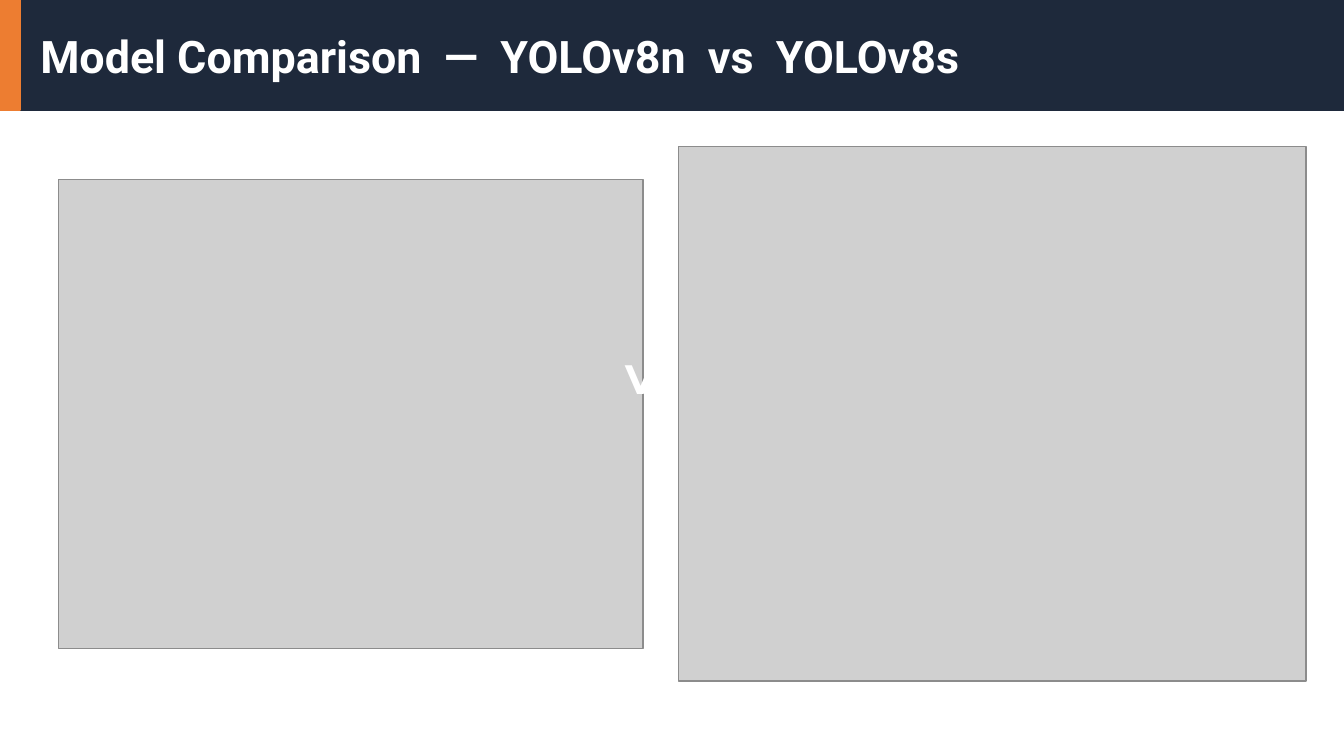
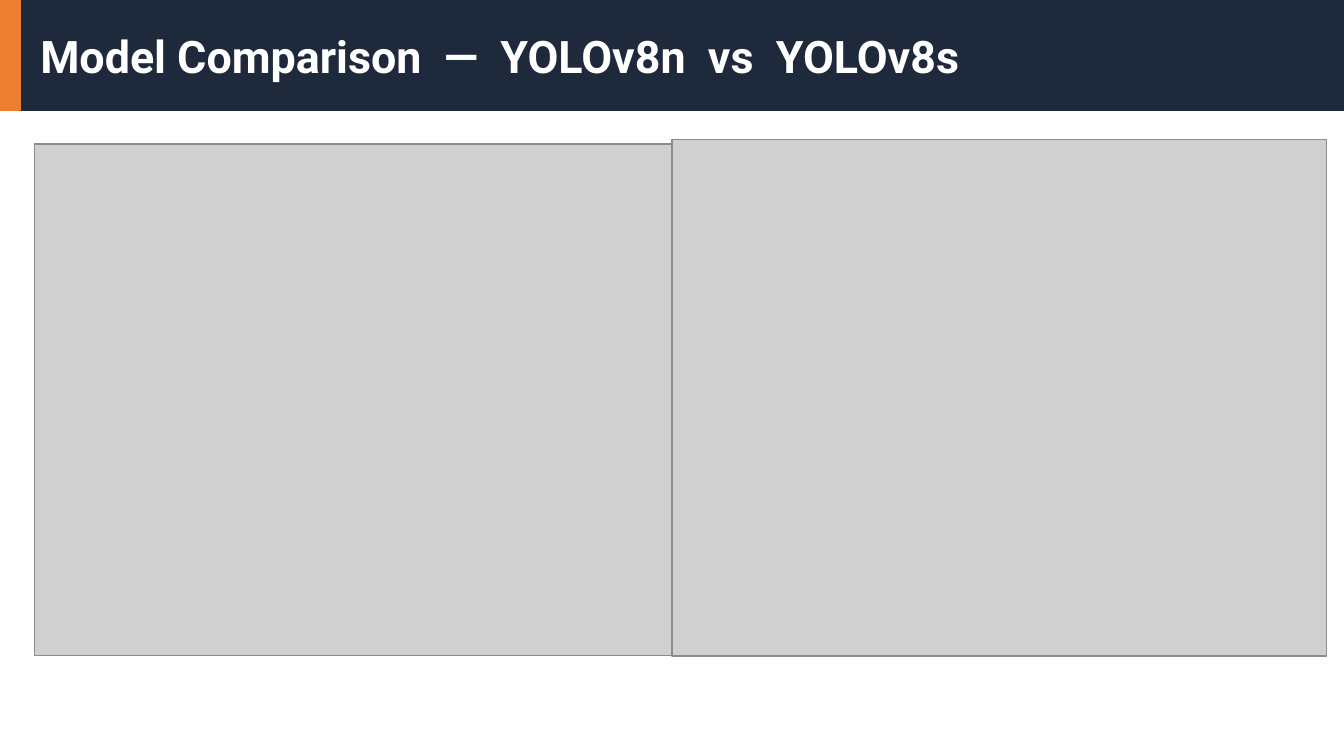
Before and after one commit to Starner22/Cse468-Fire-and-Smoke-Detection, a slide deck: slide 7 of others/Final slides (G7).pptx. Drawn at 1344x756 pixels with LibreOffice and Linux fonts; fonts in the diff are those of the drawing; grey boxes stand for pictures. Boxes give left, top, right and bottom in pixels: in the first picture for what was removed or moved away, otherwise in the second. Text is boxed around its words. In the diff, an @@ line names an element or a change of style, - is before the commit and + after.

```diff
--- a/others/Final slides (G7).pptx
+++ b/others/Final slides (G7).pptx
@@ picture: place and size @@
-picture at bbox=[58, 179, 642, 648]
+picture at bbox=[35, 144, 672, 656]
@@ picture: place and size @@
-picture at bbox=[679, 146, 1306, 680]
+picture at bbox=[672, 140, 1327, 657]
@@ text removed at bbox=[198, 179, 446, 191] @@
-YOLOv8n — Nano
```
Also in this commit, not shown: 3 other slides changed, 2 other files.
